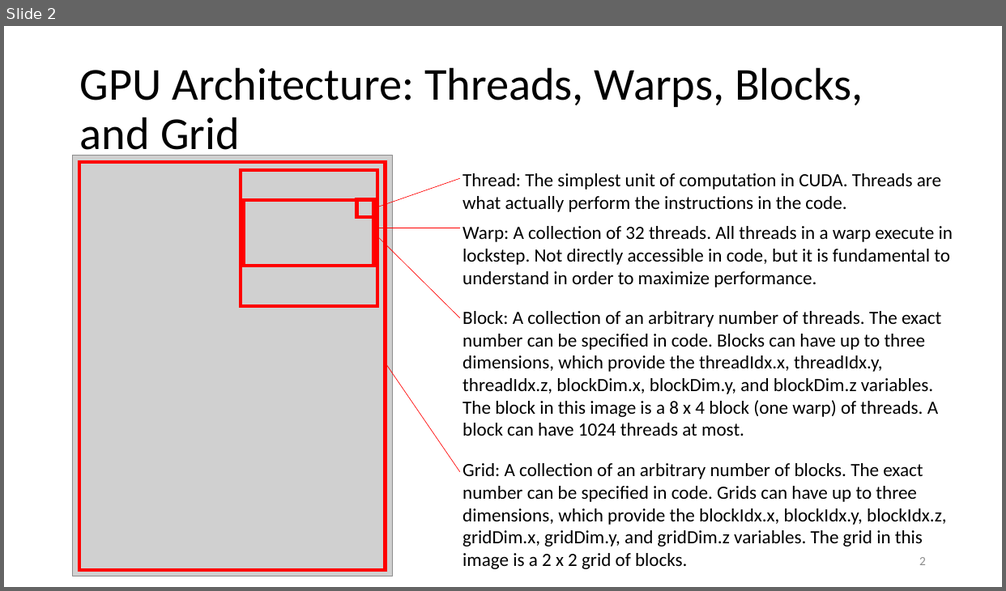
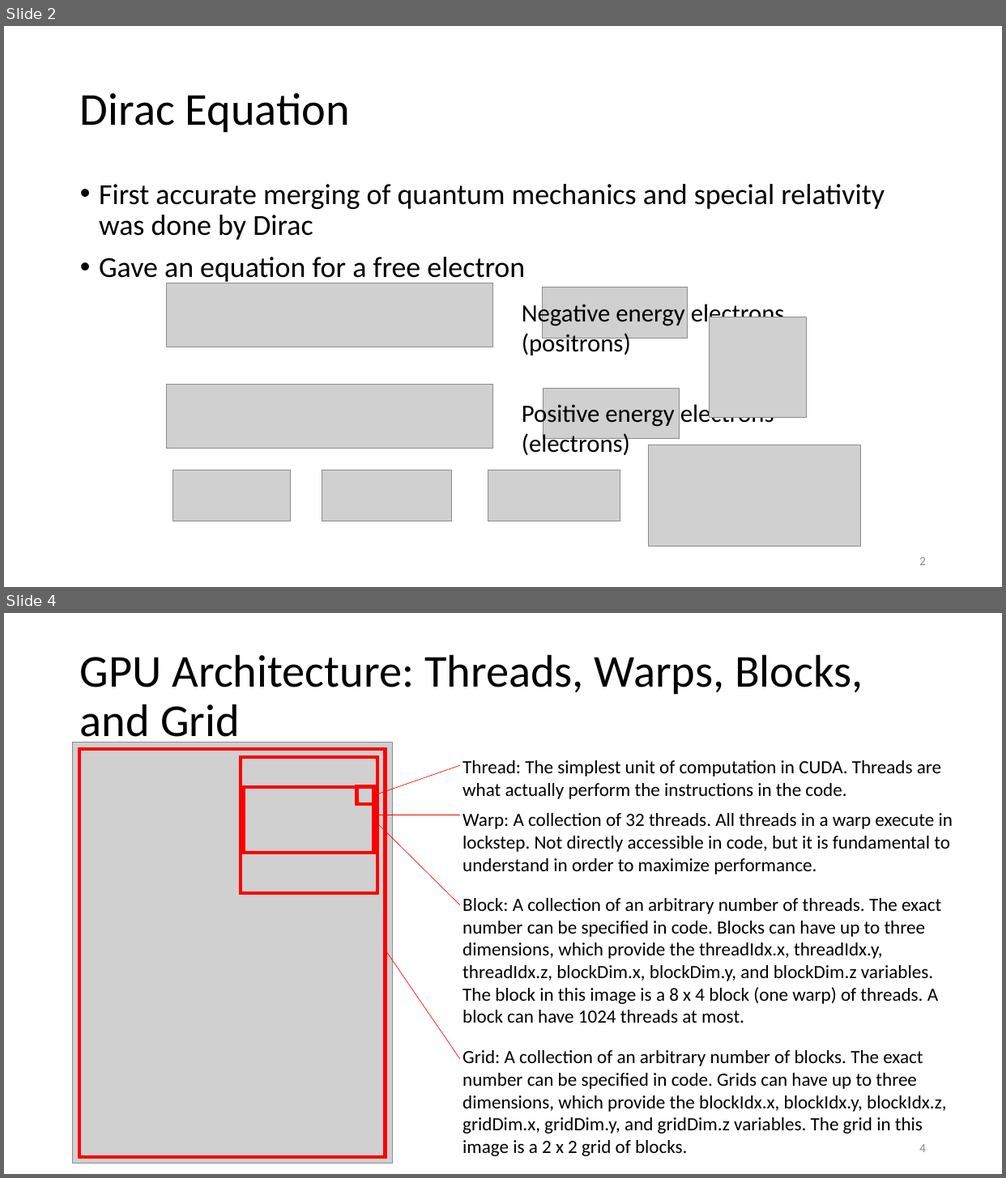
Before and after one commit to d-henness/thesis, a slide deck: defence_pres.pptx. Shown one above the other, each under a label of ours: slide 2 before the commit, slides 2 and 4 after it; the slides between them are not shown. The pictures are 1006x591 and 1006x1178 pixels, drawn with LibreOffice and Linux fonts; fonts in the diff are those of the drawing; grey boxes stand for pictures. Boxes give left, top, right and bottom in pixels: in the first picture for what was removed or moved away, otherwise in the second. Text is boxed around its words. In the diff, an @@ line names an element or a change of style, - is before the commit and + after.

```diff
--- a/defence_pres.pptx
+++ b/defence_pres.pptx
@@ slide 2 added at bbox=[4, 26, 1002, 587], background #FFFFFF @@
@@ title added at bbox=[80, 93, 350, 132], 44 pt, text #000000 @@
+Dirac Equation
@@ text added at bbox=[99, 184, 884, 284], 28 pt, text #000000 @@
+• First accurate merging of quantum mechanics and special relativity was done by Dirac
+• Gave an equation for a free electron
@@ picture added at bbox=[167, 283, 493, 347] @@
@@ picture added at bbox=[543, 288, 688, 338] @@
@@ text added at bbox=[522, 301, 785, 455], 24 pt, text #000000 @@
+Negative energy electrons (positrons)
+Positive energy electrons (electrons)
@@ picture added at bbox=[710, 318, 806, 418] @@
@@ picture added at bbox=[167, 385, 493, 449] @@
@@ picture added at bbox=[543, 388, 680, 439] @@
@@ picture added at bbox=[649, 446, 860, 546] @@
@@ picture added at bbox=[173, 471, 291, 522] @@
@@ picture added at bbox=[322, 471, 453, 522] @@
@@ picture added at bbox=[488, 471, 620, 522] @@
@@ page number added at bbox=[919, 557, 926, 565], 12 pt, text #8C8C8C @@
+2
@@ what was slide 2 is now slide 4 @@
@@ page number at bbox=[919, 1144, 926, 1152]: text changed @@
-2
+4
```
Also in this commit, not shown: 8 other slides added, 1 other file.
